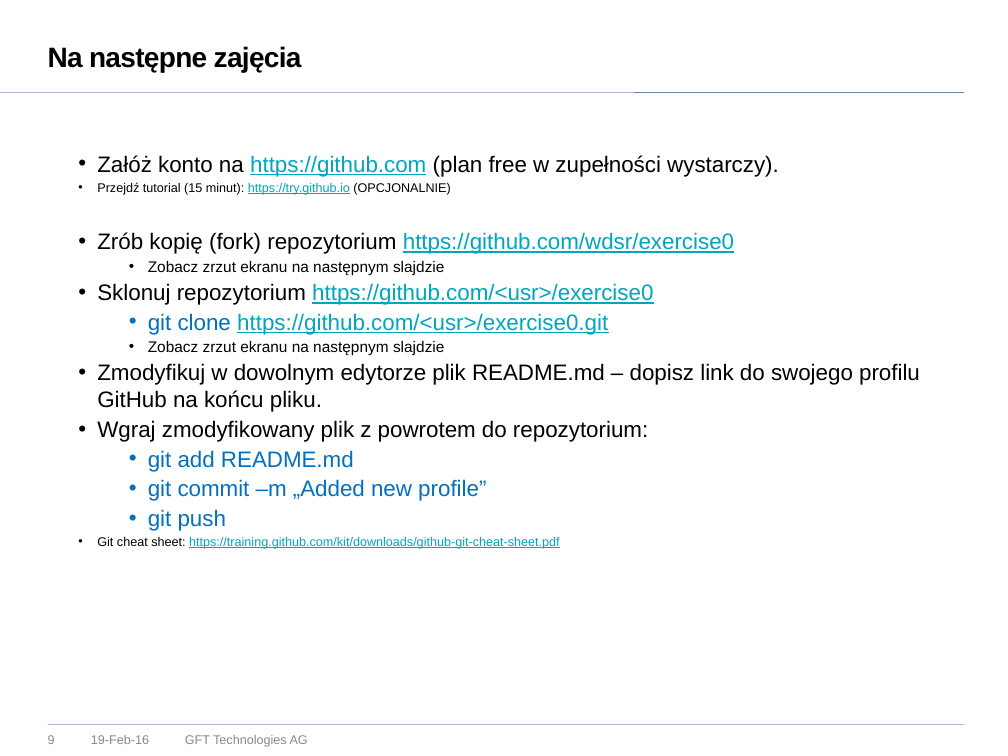
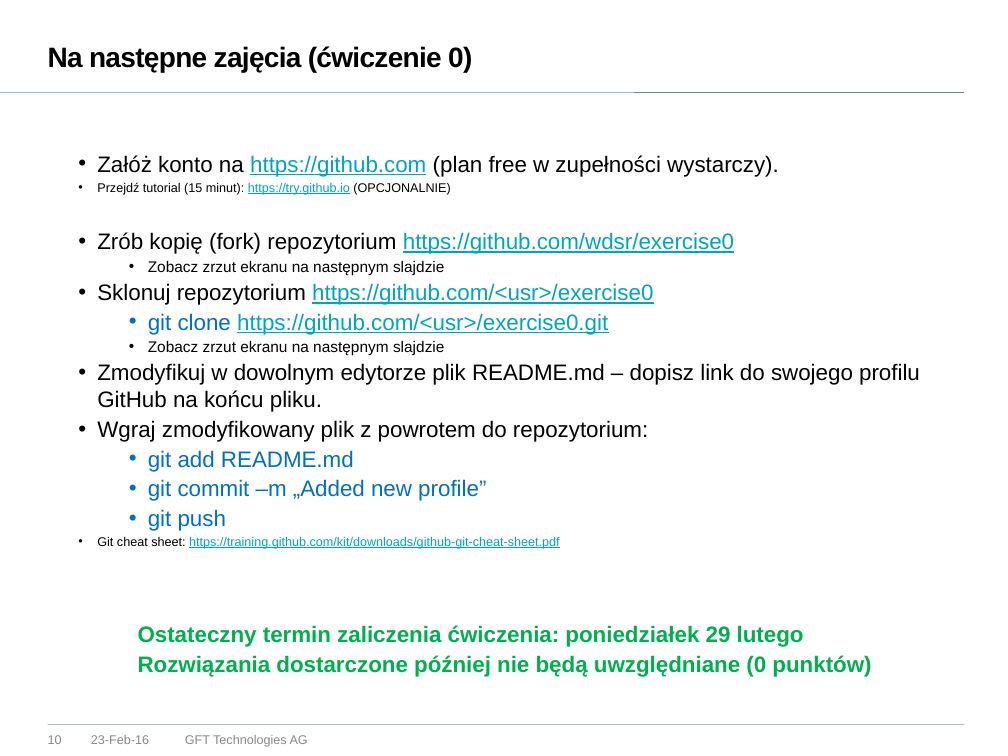
Before and after one commit to vego1mar/exercise0, a slide deck: slide 10 of WDSR - zarys programu.pptx (slide 9 before the commit). Drawn at 1008x756 pixels with LibreOffice and Linux fonts; fonts in the diff are those of the drawing; background and template pictures are left out. Boxes give left, top, right and bottom in pixels: in the first picture for what was removed or moved away, otherwise in the second. Text is boxed around its words. In the diff, an @@ line names an element or a change of style, - is before the commit and + after.

```diff
--- a/WDSR - zarys programu.pptx
+++ b/WDSR - zarys programu.pptx
@@ title at [48, 46, 472, 72]: text changed @@
-Na następne zajęcia
+Na następne zajęcia (ćwiczenie 0)
@@ text added at [138, 625, 871, 677], 16 pt, text #00B050, bold @@
+Ostateczny termin zaliczenia ćwiczenia: poniedziałek 29 lutego
+Rozwiązania dostarczone później nie będą uwzględniane (0 punktów)
@@ page number at [48, 735, 62, 744]: text changed @@
-9
+10
@@ text at [91, 735, 149, 744]: text changed @@
-19-Feb-16
+23-Feb-16
```
Also in this commit, not shown: 10 other slides changed, 1 slide added.
